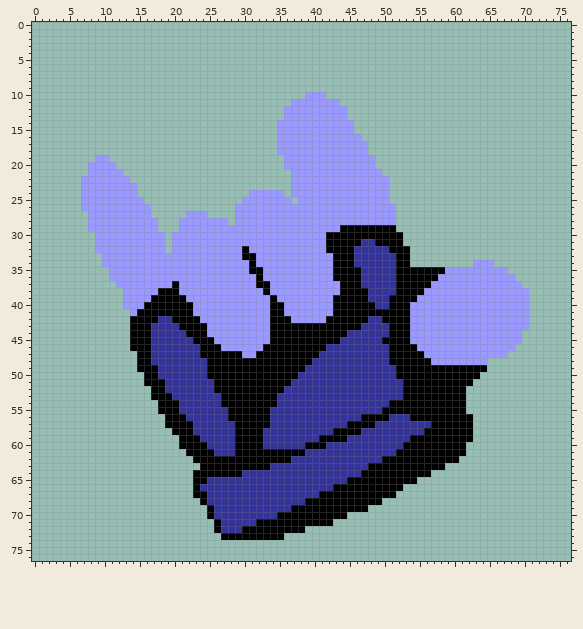
File history of a sprite sheet, assets/ultimateTTT/hand_bl.png. The picture above is the old version.
The file is 77x77 pixels.
Once edited:
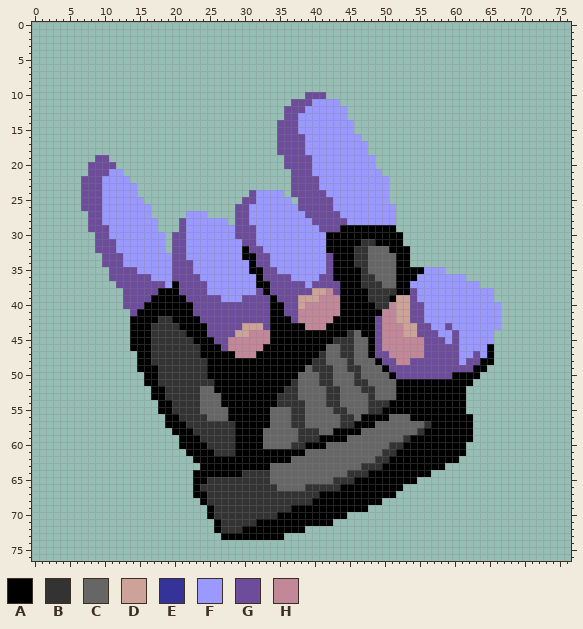
Palette (. is transparent): A #000000  B #333333  C #666666  D #cca299  E #333399  F #9999ff  G #6d4c9c  H #c28899
What changed:
Changed rows in their new state; - is an unchanged pixel.
first column x 7:
10 --------------------------------GGG-----------------------------
11 ------------------------------GGG-------------------------------
12 -----------------------------GGG--------------------------------
13 -----------------------------GG---------------------------------
14 ----------------------------GGG---------------------------------
15 ----------------------------GGG---------------------------------
16 ----------------------------GGGG--------------------------------
17 ----------------------------GGGG--------------------------------
18 ----------------------------GGGG--------------------------------
19 --GG-------------------------GGGG-------------------------------
20 -GGGG------------------------GGGG-------------------------------
21 -GGG--------------------------GGG-------------------------------
22 GGG---------------------------GGGG------------------------------
23 GGG---------------------------GGGG------------------------------
24 GGG---------------------G-----GGGGG-----------------------------
25 GGG--------------------GG------GGGGG----------------------------
26 GGG-------------------GG-------GGGGG----------------------------
27 -GG-------------------GG--------GGGGG---------------------------
28 -GG-----------G-------GG---------GGGGG--------------------------
29 -GGG----------G-------GGG---------GGG---------------------------
30 --GG---------GG-------GGG---------------------------------------
31 --GGG--------GG--------GG---------------BB----------------------
32 --GGG--------GG---------GG-------------BBCCC--------------------
33 ---GGG-------GG----------GG--------G---BBCCCC-------------------
34 ---GGG-------GGG---------GG--------G---BBCCCC-----------...-----
35 ----GGGG-----GGG----------GG-------G----BCCCC----FFF.........---
36 ----GGGGGG---GGGG---------GGGG----GG----BBCCC---FFF----.......--
37 -----GGGGGGG--GGGG---------GGGGG-GGGG---BBBCC--FFF-------......-
38 ------GGGGG---GGGG-------G-GGGGGGDDHG----BBBB--GF----------.....
39 ------GGGG-----GGGGG---GGGG-GGGDDDHHH----BBB-DDG-----------.....
40 ------GGG-------GGGGGGGGGGG--GGDHHHHH-----BBHDDGG-----------....
41 -------G--------GGGGGGGGGGG--GGHHHHHH------HHDDGG-----------....
42 -----------BB----GGGGGGGGGG---GHHHHH-----AGHHDDGG-----------....
43 ----------BBBB----GGGGGDDDG-----HHH-----AAGHHHDDGG--G-------....
44 ----------BBBBB---GGGGDDHHH-----------BCAAGHHHDDGGG--G-----....-
45 ----------BBBBBB---GGHHHHHH---------BBBCCAGHHHHHHGGG-G-----....-
46 ----------BBBBBBB---GHHHHH---------CCBBCCAGHHHHHHGGGGG----A...--
47 ----------BBBBBBB-----HHH---------BCCBBCCAGGHHHHHGGGGG--G-A..---
48 ----------BBBBBBBB---------------BBCCCBCCCAGGHHGGGGGGG-GGAA-----
49 -----------BBBBBBB--------------CBBBCCBBCCCAGGGGGGGGGGGG--------
50 -----------BBBBBBB-------------CCCBBCCCBCCCCAGGGGGGGG-----------
51 -----------BBBBBBBB-----------BCCCBBCCCBBCCCCA------------------
52 ------------BBBBBCC----------BBCCCCBBCCCBBCCCA------------------
53 ------------BBBBBCCC--------BBBCCCCBBCCCCBCCCA------------------
54 -------------BBBBCCC--------BBBBCCCBBCCCCBBB--------------------
55 -------------BBBBCCCC------CCCBBCCCCBBCCCBB---------------------
56 --------------BBBBCCC------CCCBBCCCCCBBC----CCC-----------------
57 ---------------BBBBBBB-----CCCBBCCCCCBB---CCCCCCCB--------------
58 ----------------BBBBBB----CCCCCBBBCC----CCCCCCCCB---------------
59 -----------------BBBBB----CCCCCBBB----CCCCCCCCB-----------------
60 ------------------BBBB----CCCCBB---CCCCCCCCCBB------------------
61 -------------------BBB----------CCCCCCCCCCCBB-------------------
62 ------------------------------CCCCCCCCCCCCBB--------------------
63 ---------------------------CCCCCCCCCCCCCBBB---------------------
64 -----------------------BBBBCCCCCCCCCCCBBB-----------------------
65 ------------------BBBBBBBBBCCCCCCCCCBBB-------------------------
66 -----------------BBBBBBBBBBBCCCCBBBBB---------------------------
67 ------------------BBBBBBBBBBBBBBBB------------------------------
68 ------------------BBBBBBBBBBBBBBB-------------------------------
69 -------------------BBBBBBBBBBB----------------------------------
70 -------------------BBBBBBBBB------------------------------------
71 --------------------BBBBB---------------------------------------
72 --------------------BBB-----------------------------------------
Changed places in both pictures, as pixel boxes (x1, y1, x2, y2):
changed: (81, 92, 529, 533)
